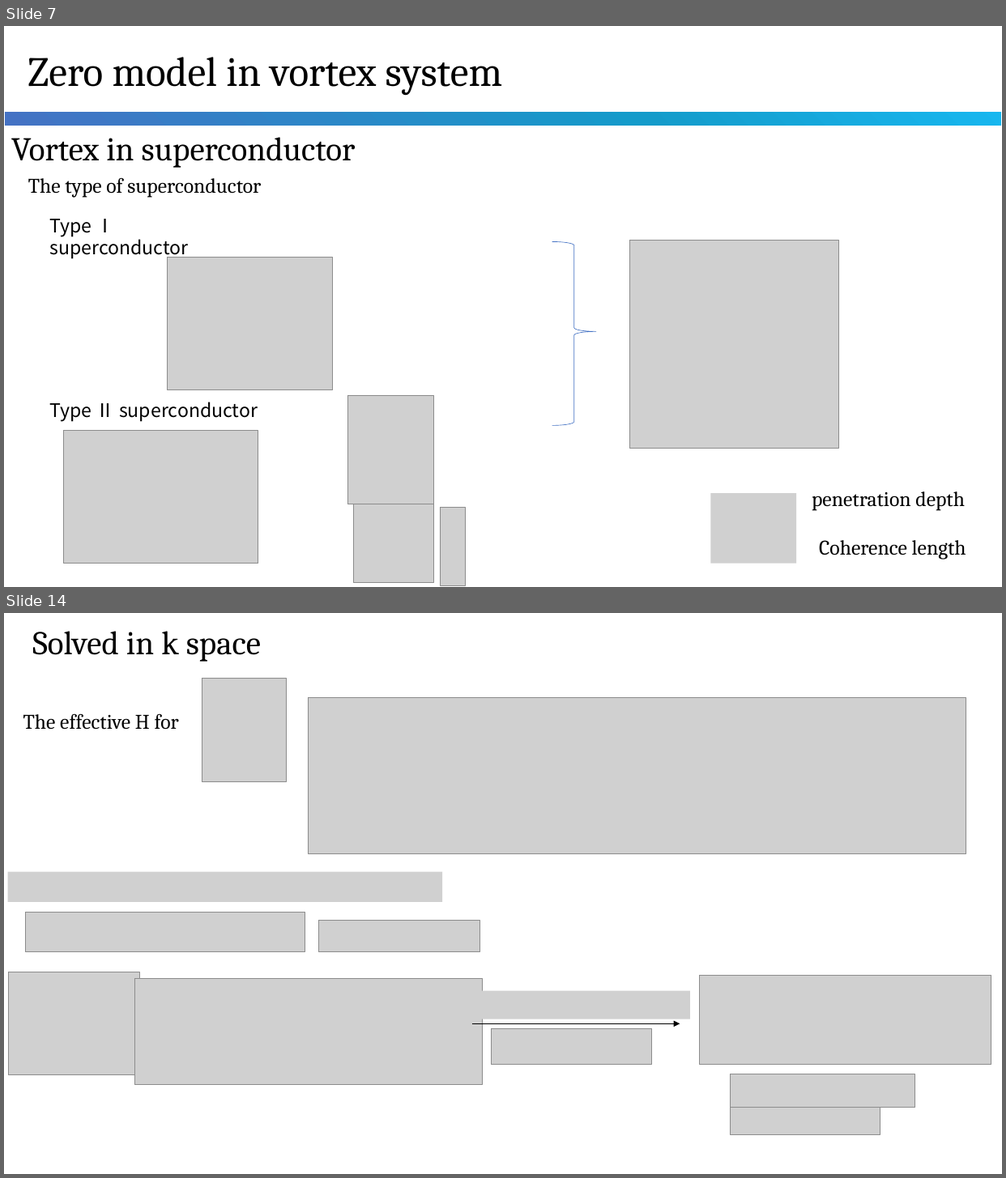
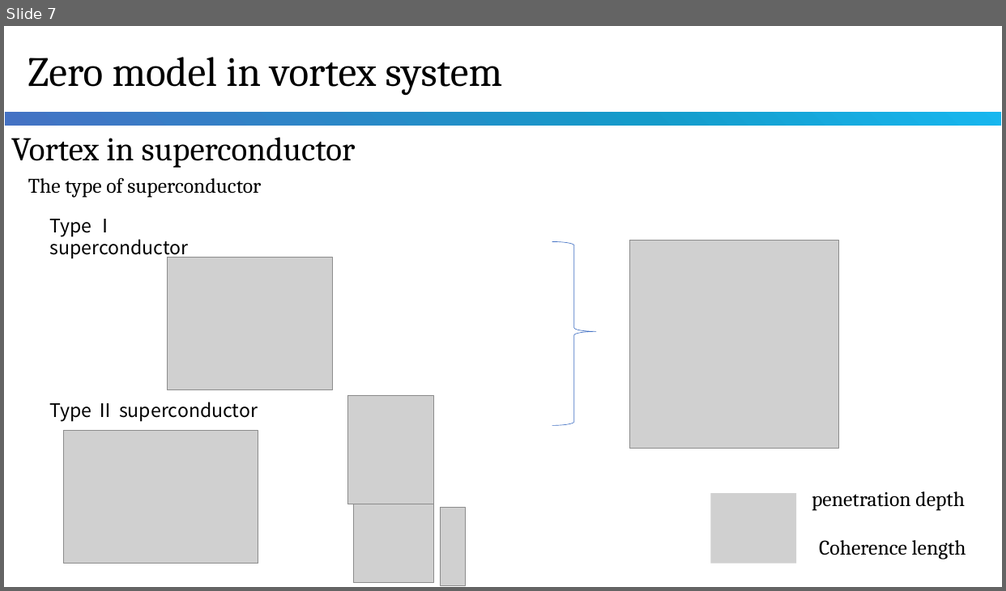
Before and after one commit to WCheng111/physics-computation, a slide deck: vortex.pptx. Shown one above the other, each under a label of ours: slides 7 and 14 before the commit, slide 7 after it; the slides between them are not shown. The pictures are 1006x1178 and 1006x591 pixels, drawn with LibreOffice and Linux fonts; fonts in the diff are those of the drawing; grey boxes stand for pictures. Boxes give left, top, right and bottom in pixels: in the first picture for what was removed or moved away, otherwise in the second. Text is boxed around its words. In the diff, an @@ line names an element or a change of style, - is before the commit and + after.

```diff
--- a/vortex.pptx
+++ b/vortex.pptx
@@ slide 14 removed at (x1=4, y1=613, x2=1002, y2=1174), background #FFFFFF @@
@@ text removed at (x1=32, y1=631, x2=261, y2=662) @@
-Solved in k space
@@ picture removed at (x1=202, y1=678, x2=286, y2=782) @@
@@ picture removed at (x1=309, y1=697, x2=966, y2=854) @@
@@ text removed at (x1=23, y1=713, x2=179, y2=730) @@
-The effective H for
@@ picture removed at (x1=8, y1=872, x2=443, y2=902) @@
@@ picture removed at (x1=25, y1=913, x2=305, y2=953) @@
@@ picture removed at (x1=318, y1=921, x2=479, y2=952) @@
@@ picture removed at (x1=9, y1=973, x2=140, y2=1076) @@
@@ picture removed at (x1=700, y1=975, x2=991, y2=1064) @@
@@ picture removed at (x1=135, y1=978, x2=483, y2=1085) @@
@@ picture removed at (x1=473, y1=991, x2=690, y2=1020) @@
@@ arrow removed from (472, 1024) to (680, 1024) @@
@@ picture removed at (x1=492, y1=1029, x2=651, y2=1064) @@
@@ picture removed at (x1=731, y1=1075, x2=916, y2=1108) @@
@@ picture removed at (x1=731, y1=1107, x2=880, y2=1135) @@
```
Also in this commit, not shown: 6 slides changed, 1 slide added, 2 other slides removed, 2 other files.
